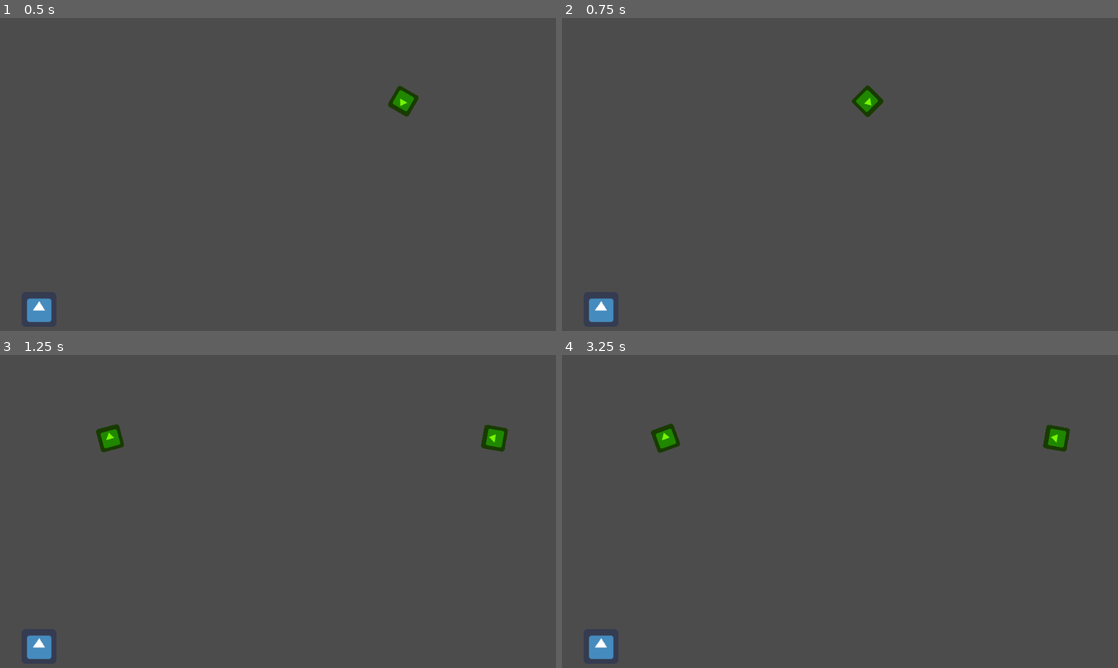
Above: before the commit, frames 1-4 (two rows, left to right).
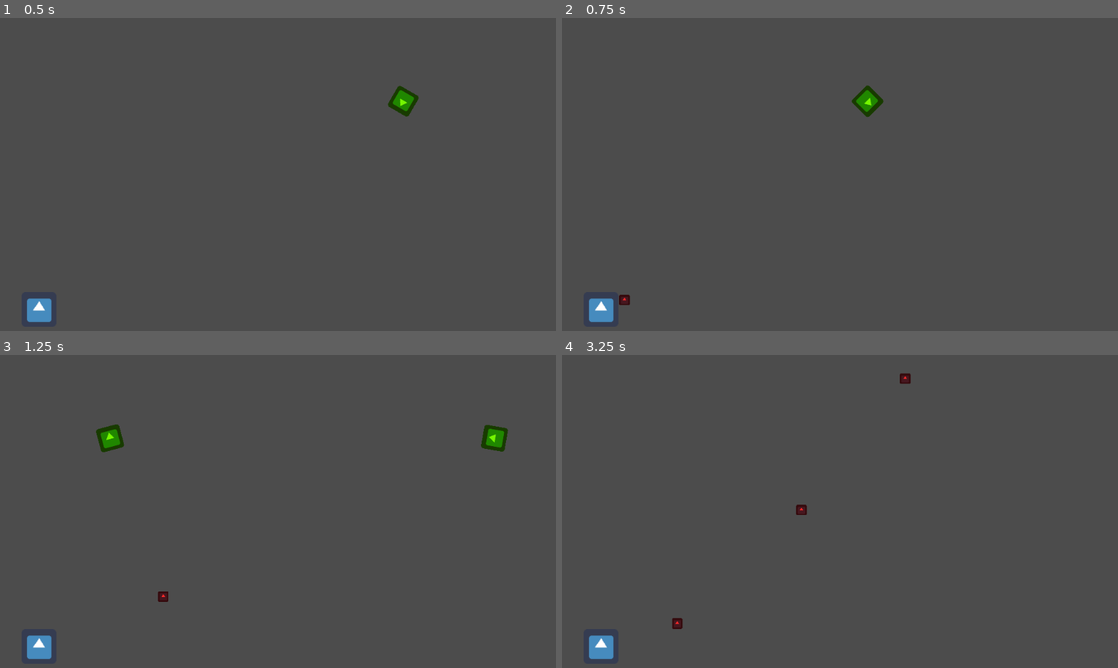
Above: after the commit, the same moments.

Repository: iabadie/prototipado-unpaz-2019
Game: Godot game, scene res://escenas/mundo/Mundo.tscn
Two runs of this game, one before a commit and one after it. Both use one fixed random seed, a clock stepped at 60 frames per second and the inputs below. Before the commit the project has no main scene; this scene is started directly in both runs. The engine's default icon, where the game draws it, is replaced by a stand-in: a white triangle on a blue panel in a dark square.
Inputs (mouse positions are in pixels of both pictures, inside the frame that each line leads up to):
- Up to frame 1 (0.5 s): no input
- Up to frame 2 (0.75 s): move the mouse to (962, 165) at 0.52 s; click (962, 165) at 0.6 s
- Up to frame 3 (1.25 s): no input
- Up to frame 4 (3.25 s): move the mouse to (728, 533) at 1.27 s; click (728, 533) at 1.35 s; move the mouse to (895, 445) at 2.02 s; click (895, 445) at 2.1 s; move the mouse to (812, 583) at 2.77 s; click (812, 583) at 2.85 s

Frame 1 is identical in both runs. In frame 2, less than 0.1% of the frame differs, in the area x 10-13%, y 88-92%; in frame 3, less than 0.1%; in frame 4, 0.9%, in the area x 16-92%, y 5-88%.

Commit message:
prototipo finalizado

Diff:
--- a/GodotHub/escenas/Generador/Objetivo.gd
+++ b/GodotHub/escenas/Generador/Objetivo.gd
@@ -1,15 +1,19 @@
 extends Sprite
 
-# Declare member variables here. Examples:
-# var a = 2
-# var b = "text"
-
-# Called when the node enters the scene tree for the first time.
 func _ready():
 	pass # Replace with function body.
 
-# Called every frame. 'delta' is the elapsed time since the previous frame.
 func _process(delta):
 	rotation_degrees -= 5
 	position.x -= 12
 	pass
+
+
+func _on_Area2D_area_entered(area):
+	queue_free()
+	pass
+
+
+func _on_VisibilityNotifier2D_screen_exited():
+	queue_free()
+	pass # Replace with function body.
--- a/GodotHub/escenas/Generador/Objetivo.tscn
+++ b/GodotHub/escenas/Generador/Objetivo.tscn
@@ -1,10 +1,23 @@
-[gd_scene load_steps=3 format=2]
+[gd_scene load_steps=4 format=2]
 
 [ext_resource path="res://icon.png" type="Texture" id=1]
 [ext_resource path="res://escenas/Generador/Objetivo.gd" type="Script" id=2]
+
+[sub_resource type="CircleShape2D" id=1]
+radius = 42.5812
 
 [node name="Objetivo" type="Sprite"]
 modulate = Color( 0.462745, 0.968627, 0, 1 )
 scale = Vector2( 0.6875, 0.6875 )
 texture = ExtResource( 1 )
 script = ExtResource( 2 )
+
+[node name="Area2D" type="Area2D" parent="."]
+
+[node name="CollisionShape2D" type="CollisionShape2D" parent="Area2D"]
+shape = SubResource( 1 )
+
+[node name="VisibilityNotifier2D" type="VisibilityNotifier2D" parent="."]
+
+[connection signal="area_entered" from="Area2D" to="." method="_on_Area2D_area_entered"]
+[connection signal="screen_exited" from="VisibilityNotifier2D" to="." method="_on_VisibilityNotifier2D_screen_exited"]
--- a/GodotHub/escenas/bala/Bala.gd
+++ b/GodotHub/escenas/bala/Bala.gd
@@ -1,13 +1,17 @@
-extends Sprite
+extends KinematicBody2D
 
-# Declare member variables here. Examples:
-# var a = 2
-# var b = "text"
+var vectorDeDireccion = Vector2();
 
-# Called when the node enters the scene tree for the first time.
 func _ready():
 	pass # Replace with function body.
 
-# Called every frame. 'delta' is the elapsed time since the previous frame.
-#func _process(delta):
-#	pass
+func _physics_process(delta):
+	move_and_slide(vectorDeDireccion)
+	pass
+
+func set_vector(vector):
+	vectorDeDireccion = vector.normalized() * 400;
+
+func _on_VisibilityNotifier2D_screen_exited():
+	queue_free()
+	pass # Replace with function body.
--- a/GodotHub/escenas/bala/Bala.tscn
+++ b/GodotHub/escenas/bala/Bala.tscn
@@ -1,10 +1,25 @@
-[gd_scene load_steps=3 format=2]
+[gd_scene load_steps=4 format=2]
 
-[ext_resource path="res://icon.png" type="Texture" id=1]
-[ext_resource path="res://escenas/bala/Bala.gd" type="Script" id=2]
+[ext_resource path="res://escenas/bala/Bala.gd" type="Script" id=1]
+[ext_resource path="res://icon.png" type="Texture" id=2]
 
-[node name="Bala" type="Sprite"]
+[sub_resource type="CapsuleShape2D" id=1]
+radius = 38.6535
+height = 14.2561
+
+[node name="Bala" type="KinematicBody2D"]
 modulate = Color( 1, 0.164706, 0.164706, 1 )
 scale = Vector2( 0.3, 0.3 )
-texture = ExtResource( 1 )
-script = ExtResource( 2 )
+script = ExtResource( 1 )
+
+[node name="Sprite" type="Sprite" parent="."]
+texture = ExtResource( 2 )
+
+[node name="Area2D" type="Area2D" parent="."]
+
+[node name="CollisionShape2D" type="CollisionShape2D" parent="Area2D"]
+shape = SubResource( 1 )
+
+[node name="VisibilityNotifier2D" type="VisibilityNotifier2D" parent="."]
+
+[connection signal="screen_exited" from="VisibilityNotifier2D" to="." method="_on_VisibilityNotifier2D_screen_exited"]
--- a/GodotHub/escenas/personaje/Personaje.gd
+++ b/GodotHub/escenas/personaje/Personaje.gd
@@ -1,13 +1,15 @@
 extends Sprite
 
-# Declare member variables here. Examples:
-# var a = 2
-# var b = "text"
+var bala = preload("res://escenas/bala/Bala.tscn")
 
 # Called when the node enters the scene tree for the first time.
 func _ready():
 	pass # Replace with function body.
 
-# Called every frame. 'delta' is the elapsed time since the previous frame.
-#func _process(delta):
-#	pass
+
+func _process(delta):
+	if Input.is_action_just_pressed("click"):
+		var bala1 = bala.instance()
+		bala1.set_vector(get_global_mouse_position() - get_global_transform().get_origin())
+		add_child(bala1)
+	pass
--- a/GodotHub/project.godot
+++ b/GodotHub/project.godot
@@ -16,7 +16,16 @@
 [application]
 
 config/name="GodotHub"
+run/main_scene="res://escenas/mundo/Mundo.tscn"
 config/icon="res://icon.png"
+
+[input]
+
+click={
+"deadzone": 0.5,
+"events": [ Object(InputEventMouseButton,"resource_local_to_scene":false,"resource_name":"","device":0,"alt":false,"shift":false,"control":false,"meta":false,"command":false,"button_mask":0,"position":Vector2( 0, 0 ),"global_position":Vector2( 0, 0 ),"factor":1.0,"button_index":1,"pressed":false,"doubleclick":false,"script":null)
+ ]
+}
 
 [rendering]
 
